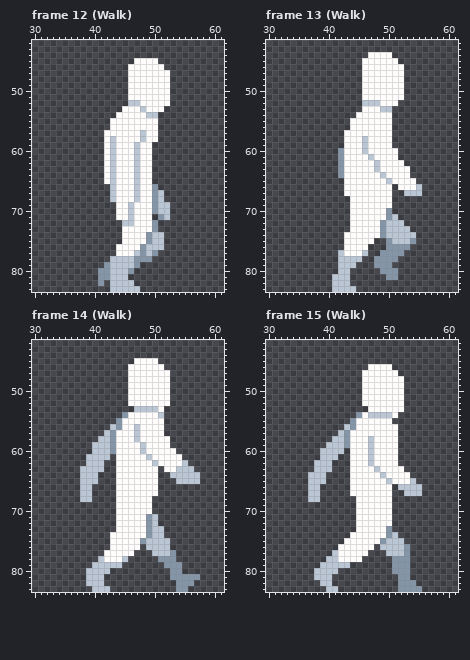
Pixel-art file, stored at Data/Set_03 (WIP)/Pixel Prototype Player/Aseprite/Player.aseprite. Above: the version before the commit.
96x84 pixels, 290 frames. Colours within 5 levels of each other are drawn and written as one. Shown: frame 12 (Walk): x 30..61, y 42..83; frame 13 (Walk): x 30..61, y 42..83; frame 14 (Walk): x 30..61, y 42..83; frame 15 (Walk): x 30..61, y 42..83. The commit also changed other frames, which this record leaves out.
The result:
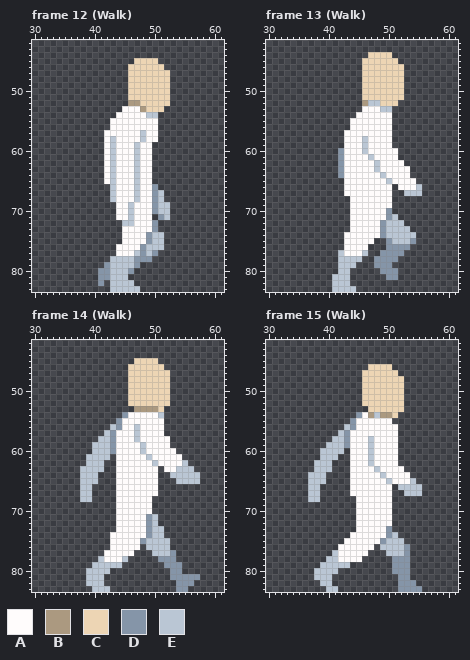
Palette (. is transparent): A #fffcfc  B #ab9980  C #edd5b4  D #8595a8  E #bac6d4
Change:
Frame 12 (Walk), layer "Player/Head":
Colour E gives way to colour B in row 52 at x 46 to 47; in row 53 at x 48.
Colour A gives way to colour C in row 45 at x 47 to 50; in row 46 at x 46 to 51; in rows 47 to 51 at x 46 to 52; in row 52 at x 48 to 52; in row 53 at x 49 to 51.
Frame 13 (Walk), layer "Player/Head":
Colour E gives way to colour B in row 52 at x 46.
Colour A gives way to colour C in row 44 at x 47 to 50; in row 45 at x 46 to 51; in rows 46 to 51 at x 46 to 52; in row 52 at x 49 to 51.
Frame 14 (Walk), layer "Player/Head":
Colour E gives way to colour B in row 53 at x 47 to 50.
Colour A gives way to colour C in row 45 at x 47 to 50; in row 46 at x 46 to 51; in rows 47 to 52 at x 46 to 52; in row 53 at x 51.
Frame 15 (Walk), layer "Player/Head":
Colour E gives way to colour B in row 54 at x 47 and 49 to 50.
Colour A gives way to colour C in row 46 at x 47 to 50; in row 47 at x 46 to 51; in rows 48 to 52 at x 46 to 52; in row 53 at x 47 to 52; in row 54 at x 51.
Where, in picture pixels (left, top, right, bottom), the same in both pictures:
changed: (128, 58, 170, 112)
changed: (362, 52, 404, 106)
changed: (128, 358, 170, 412)
changed: (362, 364, 404, 418)
